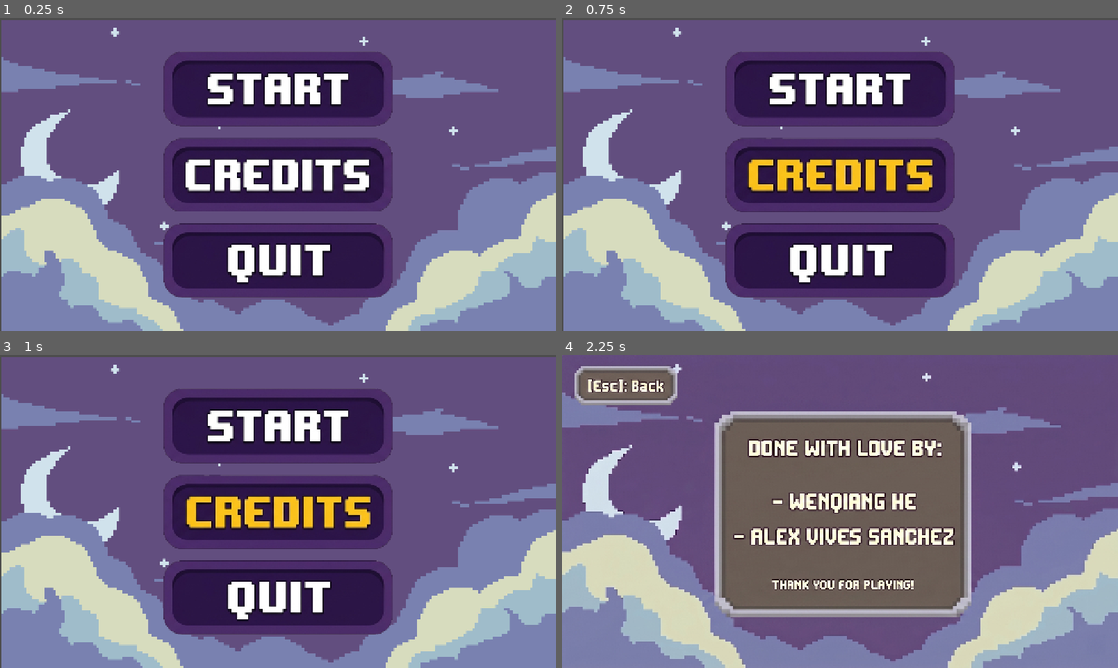
Above: before the commit, frames 1-4 (two rows, left to right).
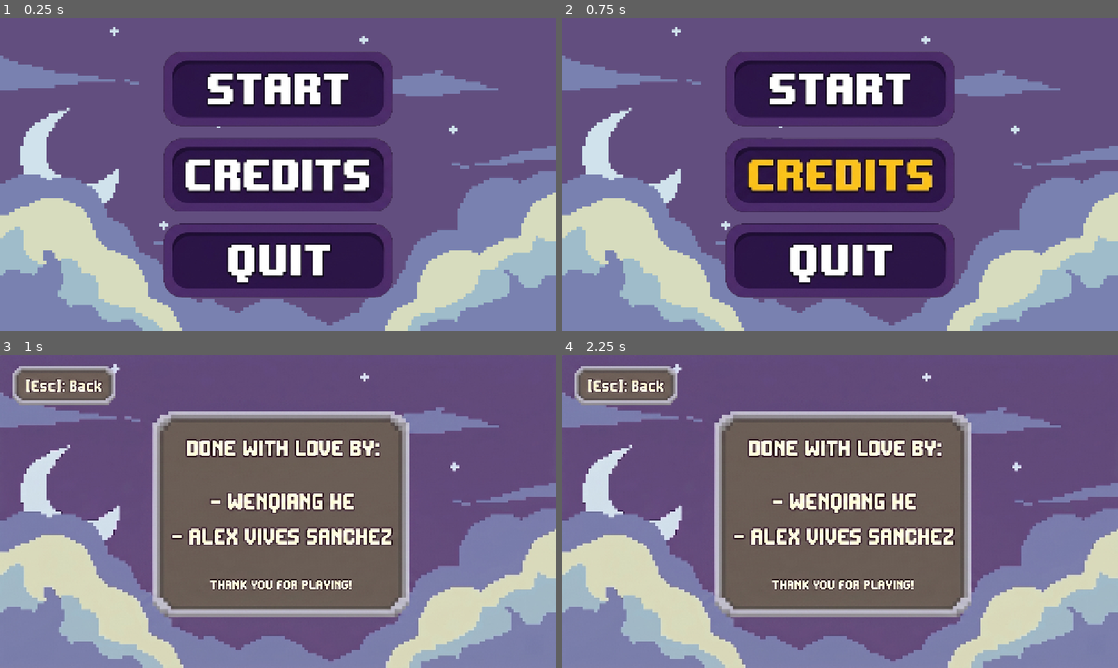
Above: after the commit, the same moments.

Repository: wenqiange/Looty-Dungeon-Recreation
Game: Godot game, scene res://Scenes/MainMenu.tscn
The game is run twice, just before and just after one commit, with the same random seed, the same clock (stepped at 60 frames per second) and the same inputs. Sound files missing from this copy of the repository are replaced by a short silence.
Inputs (mouse positions are in pixels of both pictures, inside the frame that each line leads up to):
- Up to frame 1 (0.25 s): no input
- Up to frame 2 (0.75 s): click (840, 174) at 0.5 s
- Up to frame 3 (1 s): no input
- Up to frame 4 (2.25 s): tap Enter at 1.25 s; move the mouse to (962, 495) at 1.27 s; hold D (move_right) 1.28-2.03 s; tap Z (Action) at 1.35, 2.1 s; tap Space at 2 s; move the mouse to (728, 527) at 2.02 s; hold S (move_down) from 2.03 s (still down)

The runs differ from the first frame. In frame 1, 2.6% of the frame differs, in the area x 0-100%, y 0-100%; in frame 2, 2.6%; in frame 3, 40%; in frame 4, nothing differs.

Commit message:
Sonido puerta y botones arreglados

Diff:
--- a/looty-dungeon/Nodes/Walls/door.tscn
+++ b/looty-dungeon/Nodes/Walls/door.tscn
@@ -2,6 +2,7 @@
 
 [ext_resource type="Script" uid="uid://bgt0qkbe3tlns" path="res://Scripts/door.gd" id="1_7ilvq"]
 [ext_resource type="ArrayMesh" uid="uid://cu5u8hdj6cygo" path="res://Models/Floor_and_walls/door.obj" id="1_bspd1"]
+[ext_resource type="AudioStream" uid="uid://j7rhd05qgnbq" path="res://Sounds/DoorOpening.wav" id="3_m36e0"]
 
 [sub_resource type="BoxShape3D" id="BoxShape3D_1l5s0"]
 size = Vector3(1.0222168, 1.7007141, 0.09680176)
@@ -16,3 +17,6 @@
 [node name="CollisionShape3D" type="CollisionShape3D" parent="." unique_id=972175762]
 transform = Transform3D(1, 0, 0, 0, 1, 0, 0, 0, 1, 0, 0.842, -0.033174384)
 shape = SubResource("BoxShape3D_1l5s0")
+
+[node name="Sound" type="AudioStreamPlayer3D" parent="." unique_id=1250489266]
+stream = ExtResource("3_m36e0")
--- a/looty-dungeon/Scenes/MainMenu.tscn
+++ b/looty-dungeon/Scenes/MainMenu.tscn
@@ -6,10 +6,15 @@
 [ext_resource type="Texture2D" uid="uid://ipg761my1v5" path="res://Assets/Buttons/Credits_white.png" id="2_xim88"]
 [ext_resource type="Texture2D" uid="uid://c2s8m7f3xtco2" path="res://Assets/Buttons/Credits_yellow.png" id="3_koqhg"]
 [ext_resource type="Texture2D" uid="uid://bn664bbb3le0y" path="res://Assets/Buttons/Quit_white.png" id="4_cmrfp"]
+[ext_resource type="Script" uid="uid://cg1o5wwt7huvw" path="res://Scripts/start_button.gd" id="5_fh7cp"]
 [ext_resource type="Texture2D" uid="uid://dspc8bam324bs" path="res://Assets/Buttons/Quit_yellow.png" id="5_loo7a"]
+[ext_resource type="Script" uid="uid://bevduiqmeda4t" path="res://Scripts/hover_sound.gd" id="6_if7li"]
 [ext_resource type="Texture2D" uid="uid://b74dkbyvc73hv" path="res://Assets/Buttons/Start_yellow.png" id="7_if7li"]
+[ext_resource type="Script" uid="uid://3sa5k4m4batd" path="res://Scripts/press_sound.gd" id="7_rrcx7"]
 [ext_resource type="PackedScene" uid="uid://bxhah2i5mjsp5" path="res://Nodes/fade_transition.tscn" id="9_cmrfp"]
 [ext_resource type="AudioStream" uid="uid://cnxflf1h8qsu0" path="res://Sounds/Hover_sound.mp3" id="9_loo7a"]
+[ext_resource type="Script" uid="uid://dlvxyt1npmb0t" path="res://Scripts/credits_button.gd" id="11_8e205"]
+[ext_resource type="Script" uid="uid://dymq0r57k3rks" path="res://Scripts/quit_button_menu.gd" id="14_7467j"]
 
 [sub_resource type="AudioStreamMP3" id="AudioStreamMP3_loo7a"]
 data = PackedByteArray("//vQxAAAKnW24k5rAQ4sQdvZ3WR4AEKDtDuMXFU+OM6tE47k2LE16k06U0p01CI0SI0B49WO1jxg6ONBDEA3vN7ze83xOdT …(18855 unchanged characters)…
@@ -28,14 +33,10 @@
 anchors_preset = 15
 anchor_right = 1.0
 anchor_bottom = 1.0
-offset_left = 2.0
-offset_top = 4.0
-offset_right = 642.0
-offset_bottom = 364.0
 grow_horizontal = 2
 grow_vertical = 2
-scale = Vector2(0.6657552, 0.6636575)
 texture = ExtResource("2_koqhg")
+expand_mode = 1
 
 [node name="Button_manager" type="VBoxContainer" parent="." unique_id=1085612763]
 layout_mode = 1
@@ -57,22 +58,35 @@
 texture_normal = ExtResource("2_853f1")
 texture_hover = ExtResource("7_if7li")
 stretch_mode = 3
+script = ExtResource("5_fh7cp")
+
+[node name="HoverSound" type="AudioStreamPlayer2D" parent="Button_manager/Start" unique_id=1764538838]
+stream = ExtResource("9_loo7a")
+script = ExtResource("6_if7li")
+
+[node name="PressSound" type="AudioStreamPlayer2D" parent="Button_manager/Start" unique_id=1722884513]
+stream = SubResource("AudioStreamMP3_loo7a")
+script = ExtResource("7_rrcx7")
 
 [node name="Credits" type="TextureButton" parent="Button_manager" unique_id=345718222]
 layout_mode = 2
 texture_normal = ExtResource("2_xim88")
 texture_hover = ExtResource("3_koqhg")
+script = ExtResource("11_8e205")
+
+[node name="HoverSound" type="AudioStreamPlayer2D" parent="Button_manager/Credits" unique_id=1107159734]
+stream = ExtResource("9_loo7a")
+script = ExtResource("6_if7li")
+
+[node name="PressSound" type="AudioStreamPlayer2D" parent="Button_manager/Credits" unique_id=1488302086]
+stream = SubResource("AudioStreamMP3_loo7a")
+script = ExtResource("7_rrcx7")
 
 [node name="Quit" type="TextureButton" parent="Button_manager" unique_id=1307826199]
 layout_mode = 2
 texture_normal = ExtResource("4_cmrfp")
 texture_hover = ExtResource("5_loo7a")
-
-[node name="HoverSound" type="AudioStreamPlayer2D" parent="Button_manager" unique_id=1764538838]
-stream = ExtResource("9_loo7a")
-
-[node name="PressSound" type="AudioStreamPlayer2D" parent="Button_manager" unique_id=1722884513]
-stream = SubResource("AudioStreamMP3_loo7a")
+script = ExtResource("14_7467j")
 
 [node name="fade_transition" parent="." unique_id=702973857 instance=ExtResource("9_cmrfp")]
 visible = false
@@ -80,10 +94,7 @@
 
 [node name="Timer" type="Timer" parent="fade_transition" unique_id=524381244]
 
-[connection signal="mouse_entered" from="Button_manager/Start" to="." method="_on_start_mouse_entered"]
-[connection signal="pressed" from="Button_manager/Start" to="." method="_on_start_pressed"]
-[connection signal="mouse_entered" from="Button_manager/Credits" to="." method="_on_credits_mouse_entered"]
-[connection signal="pressed" from="Button_manager/Credits" to="." method="_on_credits_pressed"]
-[connection signal="mouse_entered" from="Button_manager/Quit" to="." method="_on_quit_mouse_entered"]
-[connection signal="pressed" from="Button_manager/Quit" to="." method="_on_quit_pressed"]
+[connection signal="pressed" from="Button_manager/Start" to="Button_manager/Start" method="_on_pressed"]
+[connection signal="pressed" from="Button_manager/Credits" to="Button_manager/Credits" method="_on_pressed"]
+[connection signal="pressed" from="Button_manager/Quit" to="Button_manager/Quit" method="_on_pressed"]
 [connection signal="timeout" from="fade_transition/Timer" to="." method="_on_timer_timeout"]
--- /dev/null
+++ b/looty-dungeon/Scripts/credits_button.gd
@@ -0,0 +1,6 @@
+extends TextureButton
+
+
+func _on_pressed() -> void:
+	await get_tree().create_timer(0.3).timeout
+	get_tree().change_scene_to_file("res://Scenes/Credits.tscn")
--- a/looty-dungeon/Scripts/door.gd
+++ b/looty-dungeon/Scripts/door.gd
@@ -1,5 +1,6 @@
 extends StaticBody3D
 
+@onready var sound: AudioStreamPlayer3D = $Sound
 
 # Called when the node enters the scene tree for the first time.
 func _ready() -> void:
@@ -7,6 +8,7 @@
 
 
 func open():
+	sound.play()
 	var tween = get_tree().create_tween()
 	tween.set_ease(Tween.EASE_OUT)
 	tween.set_trans(Tween.TRANS_BOUNCE)
--- /dev/null
+++ b/looty-dungeon/Scripts/hover_sound.gd
@@ -0,0 +1,6 @@
+extends AudioStreamPlayer2D
+
+
+# Called when the node enters the scene tree for the first time.
+func _ready() -> void:
+	(get_parent() as TextureButton).mouse_entered.connect(play)
--- /dev/null
+++ b/looty-dungeon/Scripts/press_sound.gd
@@ -0,0 +1,6 @@
+extends AudioStreamPlayer2D
+
+
+# Called when the node enters the scene tree for the first time.
+func _ready() -> void:
+	(get_parent() as TextureButton).pressed.connect(play)
--- /dev/null
+++ b/looty-dungeon/Scripts/quit_button_menu.gd
@@ -0,0 +1,6 @@
+extends TextureButton
+
+
+func _on_pressed() -> void:
+	await get_tree().create_timer(0.3).timeout
+	get_tree().quit()
--- /dev/null
+++ b/looty-dungeon/Scripts/start_button.gd
@@ -0,0 +1,8 @@
+extends TextureButton
+
+
+@onready var fade_transition: FadeTransition = $"../../fade_transition"
+
+func _on_pressed() -> void:
+	await fade_transition.fade_in()
+	get_tree().change_scene_to_file("res://Scenes/game.tscn")
--- a/looty-dungeon/project.godot
+++ b/looty-dungeon/project.godot
@@ -107,3 +107,4 @@
 [rendering]
 
 rendering_device/driver.windows="d3d12"
+environment/defaults/default_clear_color=Color(0.46306753, 2.7338267e-05, 0.37307483, 1)
Not shown, added: looty-dungeon/Nodes/levels/567395__cabled_mess__20180329_grinding-cobblestone.wav.import
Not shown, added: looty-dungeon/Scripts/credits_button.gd.uid
Not shown, added: looty-dungeon/Scripts/hover_sound.gd.uid
Not shown, added: looty-dungeon/Scripts/press_sound.gd.uid
Not shown, added: looty-dungeon/Scripts/quit_button_menu.gd.uid
Not shown, added: looty-dungeon/Scripts/start_button.gd.uid
Not shown, added: looty-dungeon/Sounds/DoorOpening.wav.import
Not shown, added: looty-dungeon/Nodes/levels/567395__cabled_mess__20180329_grinding-cobblestone.wav
Not shown, added: looty-dungeon/Sounds/DoorOpening.wav
